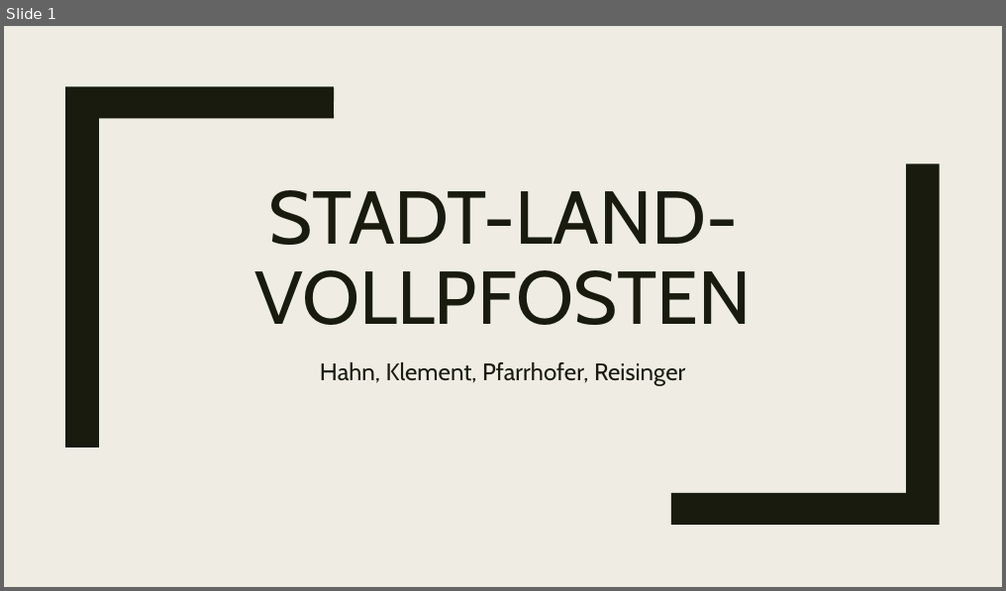
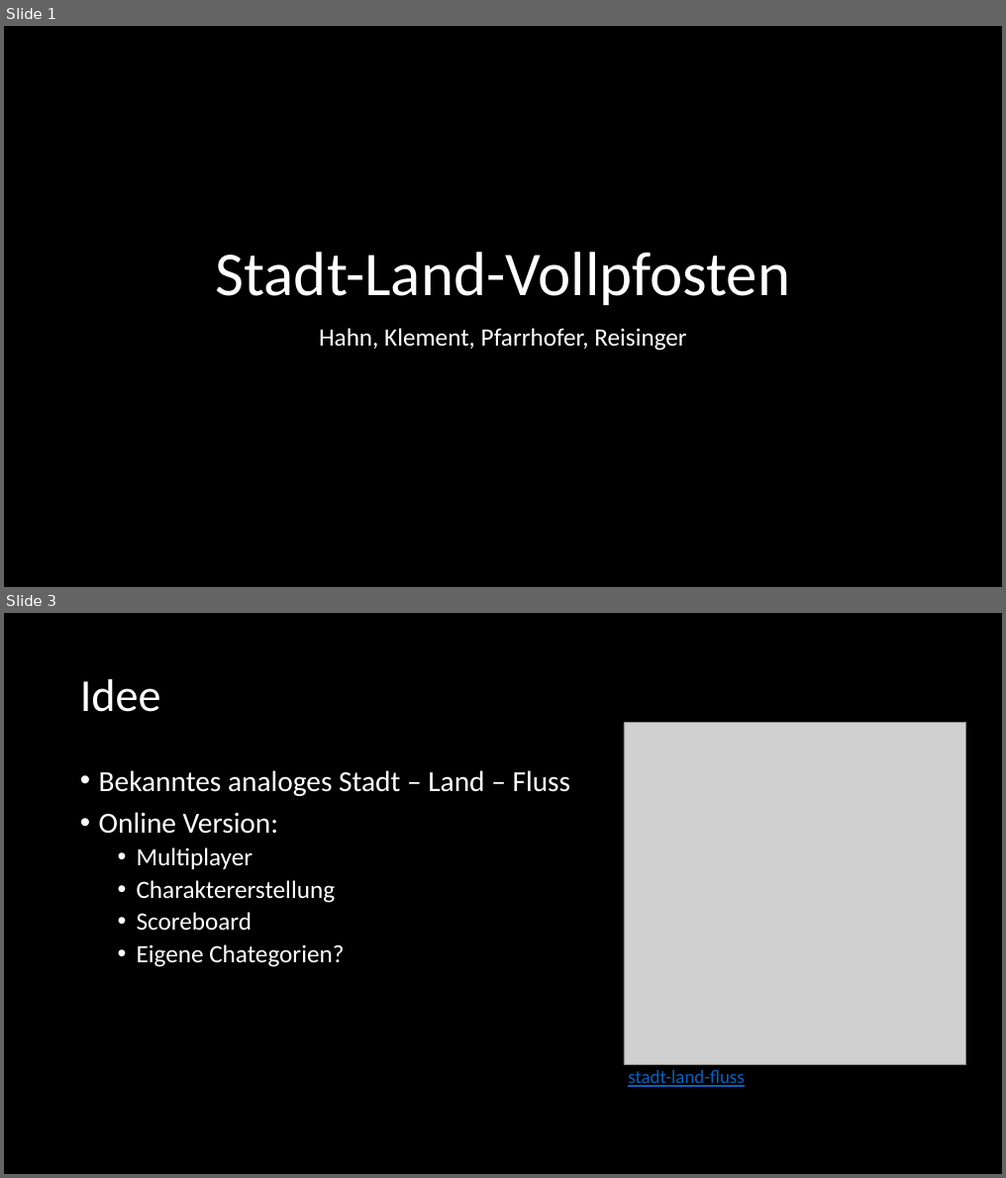
Before and after one commit to pfarrhoferphilip/Stadt-Land-Vollpfosten-Online, a slide deck: Dokumentation/Präsentation.pptx. Shown one above the other, each under a label of ours: slide 1 before the commit, slides 1 and 3 after it; the slides between them are not shown. The pictures are 1006x591 and 1006x1178 pixels, drawn with LibreOffice and Linux fonts; fonts in the diff are those of the drawing; grey boxes stand for pictures. Boxes give left, top, right and bottom in pixels: in the first picture for what was removed or moved away, otherwise in the second. Text is boxed around its words. In the diff, an @@ line names an element or a change of style, - is before the commit and + after.

```diff
--- a/Dokumentation/Präsentation.pptx
+++ b/Dokumentation/Präsentation.pptx
@@ slide 3 added at bbox=[4, 613, 1002, 1174], background #000000 @@
@@ title added at bbox=[80, 679, 161, 712], 44 pt, text #FFFFFF @@
+Idee
@@ picture added at bbox=[624, 722, 966, 1065] @@
@@ text added at bbox=[99, 770, 571, 967], 24 pt, text #FFFFFF @@
+• Bekanntes analoges Stadt – Land – Fluss
+• Online Version:
+  • Multiplayer
+  • Charaktererstellung
+  • Scoreboard
+  • Eigene Chategorien?
@@ text added at bbox=[628, 1070, 744, 1087], 18 pt, text #0563C1, underline @@
+stadt-land-fluss
@@ slide 1 changed as well @@
@@ background #EFEDE3 to #000000 @@
@@ freeform shape removed at bbox=[65, 86, 334, 448] @@
@@ freeform shape removed at bbox=[672, 164, 940, 525] @@
@@ title at bbox=[216, 252, 791, 305]: text changed; size 72 to 60 pt; font Cabin to Calibri; text colour #191B0E to #FFFFFF @@
-STADT-LAND-VOLLPFOSTEN
+Stadt-Land-Vollpfosten
@@ subtitle "Hahn, Klement, Pfarrhofer, Reisinger": place and size @@
-subtitle "Hahn, Klement, Pfarrhofer, Reisinger" at bbox=[320, 363, 685, 386]
+subtitle "Hahn, Klement, Pfarrhofer, Reisinger" at bbox=[319, 328, 686, 351]
@@ subtitle "Hahn, Klement, Pfarrhofer, Reisinger" at bbox=[319, 328, 686, 351]: size 23 to 24 pt, font Cabin to Calibri, text colour #191B0E to #FFFFFF; line spacing 1.12 to 0.9; more space between paragraphs @@
```
Also in this commit, not shown: 5 other slides changed, 2 other slides added, 1 slide removed, 2 other files.
